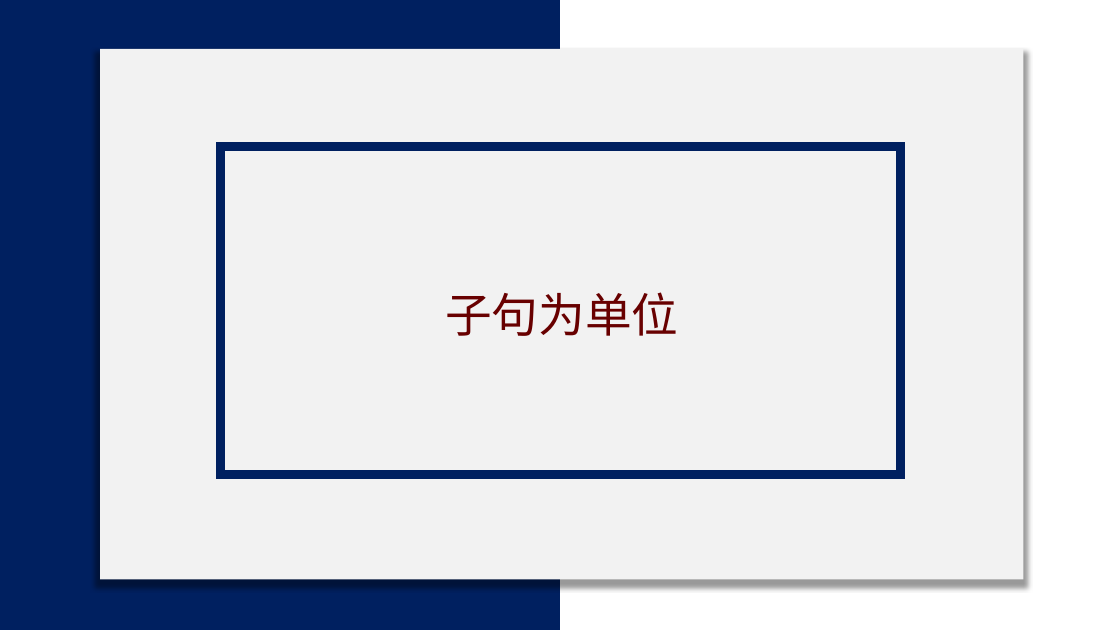
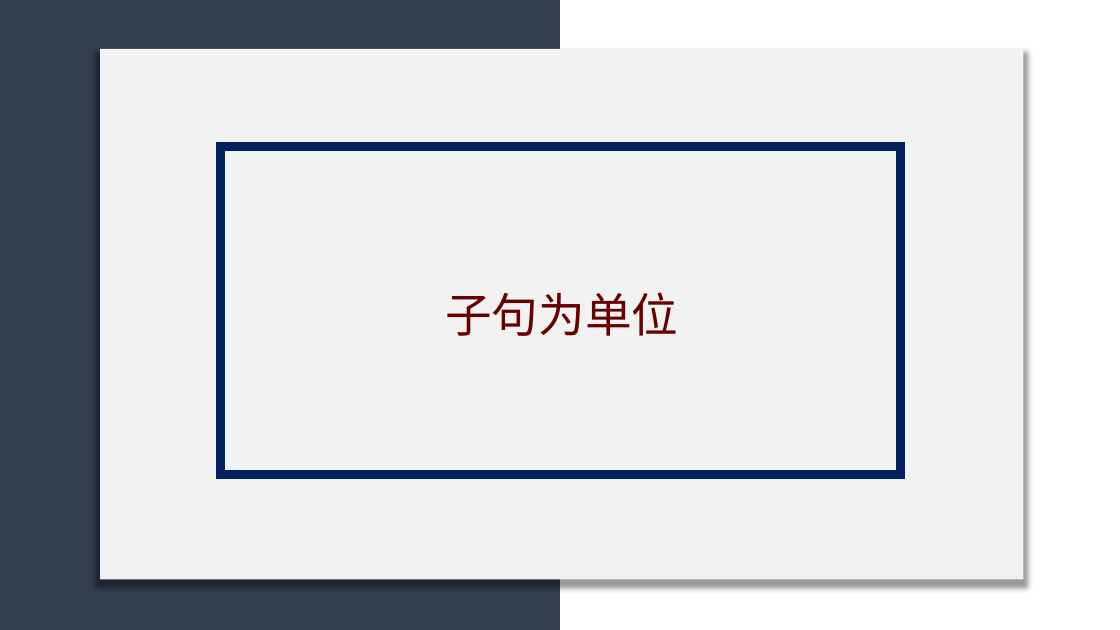
Before and after one commit to licheng0573/RosettaStone, a slide deck: slide 16 of 二组展示_10_24.pptx (slide 15 before the commit). Drawn at 1120x630 pixels with LibreOffice and Linux fonts; fonts in the diff are those of the drawing. Boxes give left, top, right and bottom in pixels: in the first picture for what was removed or moved away, otherwise in the second. Text is boxed around its words. In the diff, an @@ line names an element or a change of style, - is before the commit and + after.

```diff
--- a/二组展示_10_24.pptx
+++ b/二组展示_10_24.pptx
@@ rectangle at (x1=0, y1=0, x2=560, y2=630): fill #002060 to #333F50 @@
```
Also in this commit, not shown: 5 other slides changed, 6 slides added, 1 slide removed, 1 other file.
